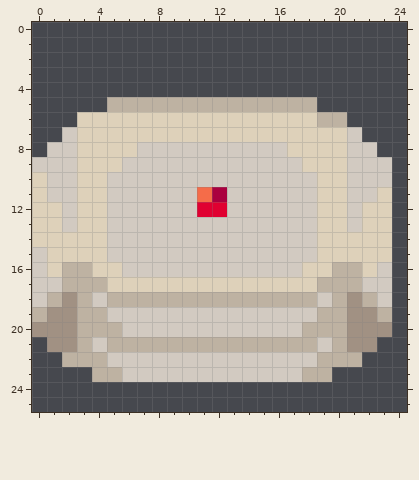
File history of a pixel-art file, assets_src/image/terrain/tilesets/teleporter_tileset.ase. The picture above was drawn from the file before the commit.
47x47 pixels, 1 frame. Shown: x 0..24, y 0..25.
After the commit:
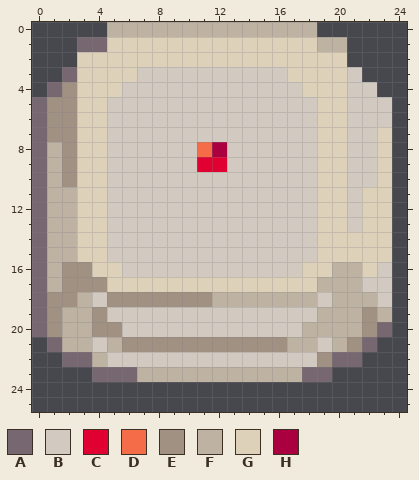
Palette (. is transparent): A #776770  B #d2cac1  C #e00031  D #f56c49  E #a19183  F #beb2a2  G #ded1ba  H #aa003f
What changed:
Colour A now appears in row 1 at x 3 to 4; in row 3 at x 2; in row 4 at x 1; in rows 5 to 8 at x 0.
The author changed colour B to colour A in row 9 at x 0; in rows 15 to 18 at x 0; in row 23 at x 6.
The author changed colour E to colour A in row 20 at x 0 and 23; in row 21 at x 1 and 22.
The author changed colour F to colour A in row 19 at x 0; in row 22 at x 2 to 3 and 20 to 21; in row 23 at x 4 to 5 and 18 to 19.
The author changed colour G to colour A in rows 10 to 14 at x 0.
Colour B now appears in row 3 at x 7 to 16 and 21; in row 4 at x 6 to 17 and 21 to 22; in rows 5 to 6 at x 21 to 23; in row 7 at x 22.
The author changed colour C to colour B in row 12 at x 11 to 12.
The author changed colour D to colour B in row 11 at x 11.
The author changed colour F to colour B in row 5 at x 5 to 18.
The author changed colour G to colour B in rows 6 to 7 at x 5 to 18; in row 8 at x 5 to 6 and 17 to 18; in row 9 at x 5 and 18.
The author changed colour H to colour B in row 11 at x 12.
The author changed colour B to colour C in row 9 at x 11 to 12.
The author changed colour B to colour D in row 8 at x 11.
Colour E now appears in row 4 at x 2; in rows 5 to 6 at x 1 to 2; in row 7 at x 1.
The author changed colour B to colour E in rows 7 to 10 at x 2.
The author changed colour F to colour E in row 16 at x 2 to 3; in row 17 at x 2 to 4; in row 18 at x 1 and 5 to 11; in row 19 at x 4; in row 20 at x 4 to 5; in row 21 at x 6 to 16.
The author changed colour F to colour E in row 22 at x 19.
Colour F now appears in row 0 at x 5 to 18; in row 1 at x 19 to 20.
The author changed colour B to colour F in rows 8 to 10 at x 1; in row 11 at x 1 to 2; in rows 12 to 13 at x 2; in row 17 at x 1; in row 23 at x 7 to 17.
The author changed colour E to colour F in row 18 at x 21; in rows 19 to 20 at x 2 and 21; in row 21 at x 2.
The author changed colour G to colour F in rows 12 to 13 at x 1; in rows 14 to 15 at x 1 to 2; in row 16 at x 1.
Colour G now appears in row 1 at x 5 to 18; in row 2 at x 3 to 20; in row 3 at x 3 to 6 and 17 to 20; in row 4 at x 3 to 5 and 18 to 20; in row 5 at x 3 to 4 and 19 to 20; in rows 7 to 8 at x 23.
The author changed colour B to colour G in rows 9 to 10 at x 23; in row 11 at x 22.
The author changed colour F to colour G in row 6 at x 19 to 20.
The author changed colour B to colour H in row 8 at x 12.
Boxes around the changes in both pictures, in picture pixels (x1, y1, x2, y2):
changed: (32, 22, 392, 382)
